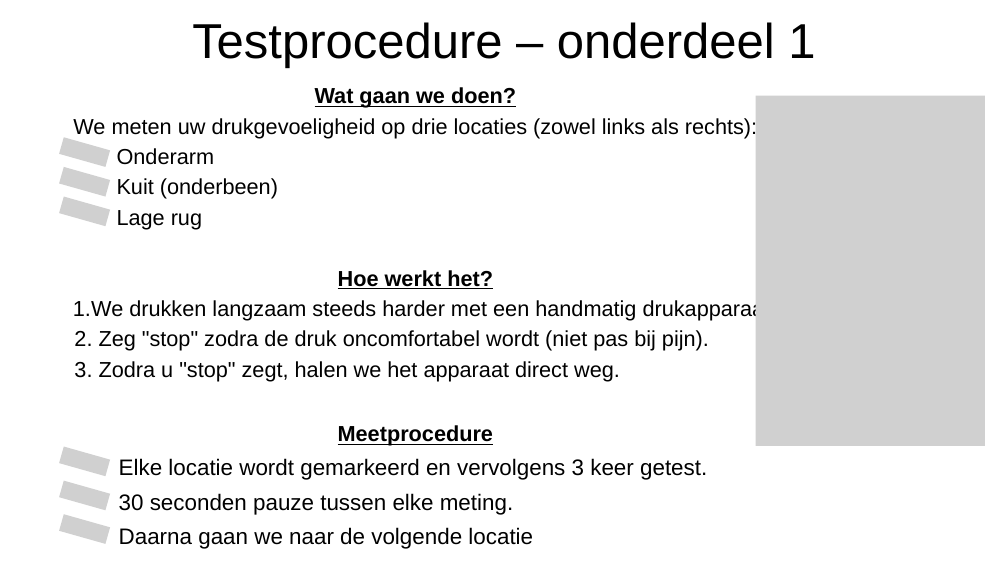
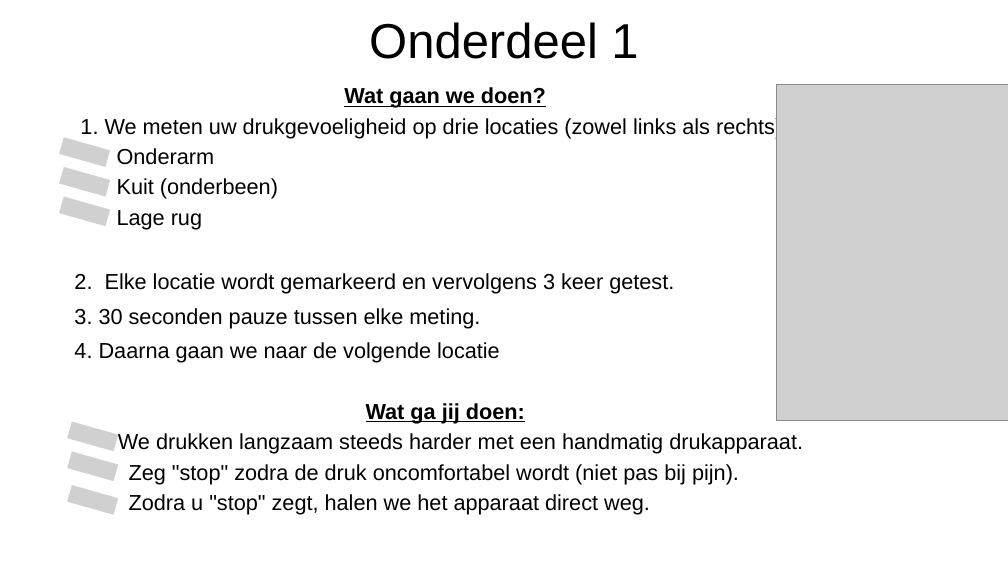
Before and after one commit to LabBench-Society/Protocols.Beta, a slide deck: slide 1 of docs/kuleuven.gbiomed.LaBGAS.SynapsWP2.v1/CPAInstructions_NL.pptx. Drawn at 1008x567 pixels with LibreOffice and Linux fonts; fonts in the diff are those of the drawing; grey boxes stand for pictures. Boxes give left, top, right and bottom in pixels: in the first picture for what was removed or moved away, otherwise in the second. Text is boxed around its words. In the diff, an @@ line names an element or a change of style, - is before the commit and + after.

```diff
--- a/docs/kuleuven.gbiomed.LaBGAS.SynapsWP2.v1/CPAInstructions_NL.pptx
+++ b/docs/kuleuven.gbiomed.LaBGAS.SynapsWP2.v1/CPAInstructions_NL.pptx
@@ text at box(369, 22, 638, 59): text changed @@
-Testprocedure – onderdeel 1
+Onderdeel 1
@@ picture: place and size @@
-picture at box(755, 96, 984, 446)
+picture at box(776, 85, 1008, 420)
@@ text at box(80, 116, 788, 138): text changed @@
-We meten uw drukgevoeligheid op drie locaties (zowel links als rechts):
+1. We meten uw drukgevoeligheid op drie locaties (zowel links als rechts):
@@ text at box(74, 273, 674, 424): text changed; bold off @@
-Hoe werkt het?
+2. Elke locatie wordt gemarkeerd en vervolgens 3 keer getest.
+3. 30 seconden pauze tussen elke meting.
+4. Daarna gaan we naar de volgende locatie
+Wat ga jij doen:
@@ picture added at box(67, 422, 118, 451) @@
@@ text at box(118, 433, 803, 454): bullet 1. to none @@
@@ picture: place and size @@
-picture at box(59, 446, 110, 476)
+picture at box(67, 451, 118, 481)
@@ text at box(129, 464, 739, 515): text changed @@
-2. Zeg "stop" zodra de druk oncomfortabel wordt (niet pas bij pijn).
-3. Zodra u "stop" zegt, halen we het apparaat direct weg.
-Meetprocedure
-Elke locatie wordt gemarkeerd en vervolgens 3 keer getest.
-30 seconden pauze tussen elke meting.
-Daarna gaan we naar de volgende locatie
+Zeg "stop" zodra de druk oncomfortabel wordt (niet pas bij pijn).
+Zodra u "stop" zegt, halen we het apparaat direct weg.
@@ picture: place and size @@
-picture at box(59, 481, 110, 510)
+picture at box(67, 485, 118, 515)
@@ picture removed at box(59, 514, 110, 544) @@
```
Also in this commit, not shown: 3 other slides changed, 6 other files.
